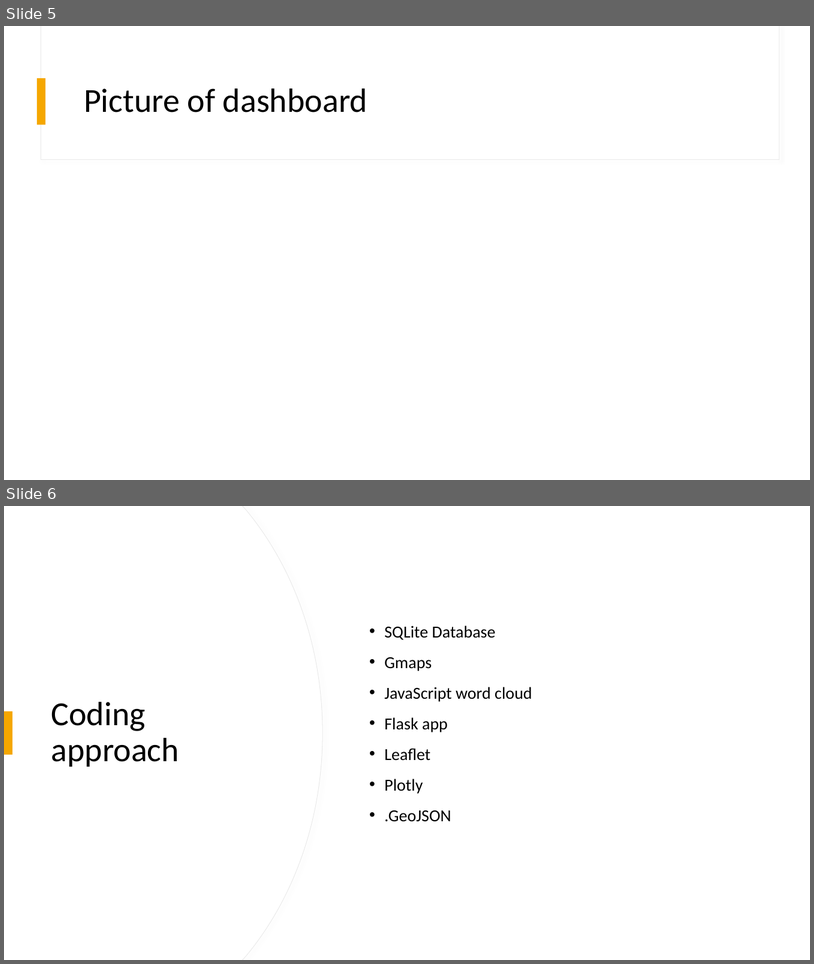
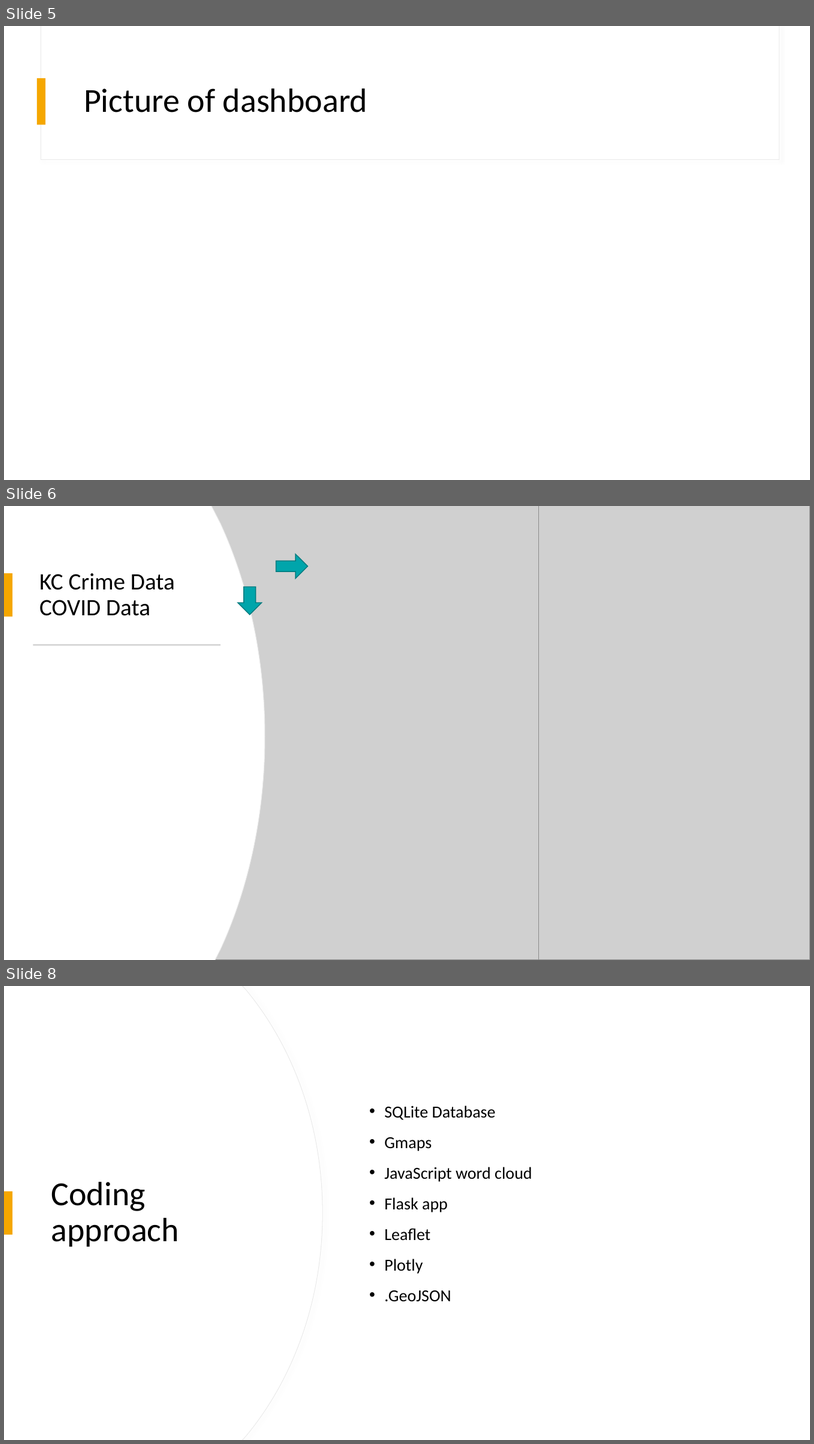
Before and after one commit to CecilyGriffin/CrimeVSCOVID-KC, a slide deck: ETL PROJECT POWERPOINT.pptx. Shown one above the other, each under a label of ours: slides 5 and 6 before the commit, slides 5, 6 and 8 after it; the slides between them are not shown. The pictures are 814x964 and 814x1444 pixels, drawn with LibreOffice and Linux fonts; fonts in the diff are those of the drawing; grey boxes stand for pictures. Boxes give left, top, right and bottom in pixels: in the first picture for what was removed or moved away, otherwise in the second. Text is boxed around its words. In the diff, an @@ line names an element or a change of style, - is before the commit and + after.

```diff
--- a/ETL PROJECT POWERPOINT.pptx
+++ b/ETL PROJECT POWERPOINT.pptx
@@ slide 6 added at box(4, 506, 810, 960), background #FFFFFF; not listed: 2 template elements that a slide beside it also shows @@
@@ rectangle added at box(4, 506, 810, 960), fill #FFFFFF @@
@@ freeform shape added at box(4, 506, 266, 960), fill #FFFFFF, outline #E9E9E9 0.75 pt @@
@@ freeform shape added at box(4, 506, 265, 960), fill #FFFFFF @@
@@ picture added at box(210, 506, 539, 960) @@
@@ picture added at box(491, 506, 810, 960) @@
@@ right arrow added at box(276, 555, 308, 579), fill #00A5AB, outline #007A7F 1 pt @@
@@ rectangle added at box(4, 573, 12, 617), fill #F5A700 @@
@@ title added at box(39, 573, 175, 616), 28 pt, text #000000 @@
+KC Crime Data
+COVID Data
@@ down arrow added at box(238, 586, 262, 614), fill #00A5AB, outline #007A7F 1 pt @@
@@ rectangle added at box(33, 645, 221, 646), fill #C9C9C9 @@
@@ what was slide 6 is now slide 8 @@
```
Also in this commit, not shown: 2 slides changed, 1 other slide added, 3 other files.
